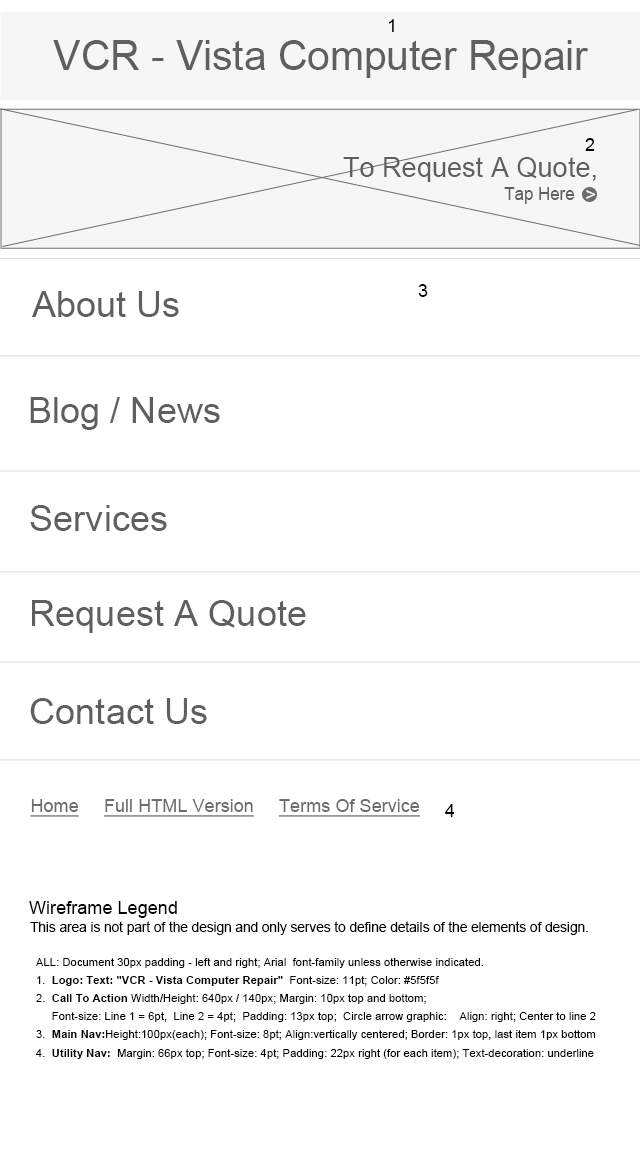
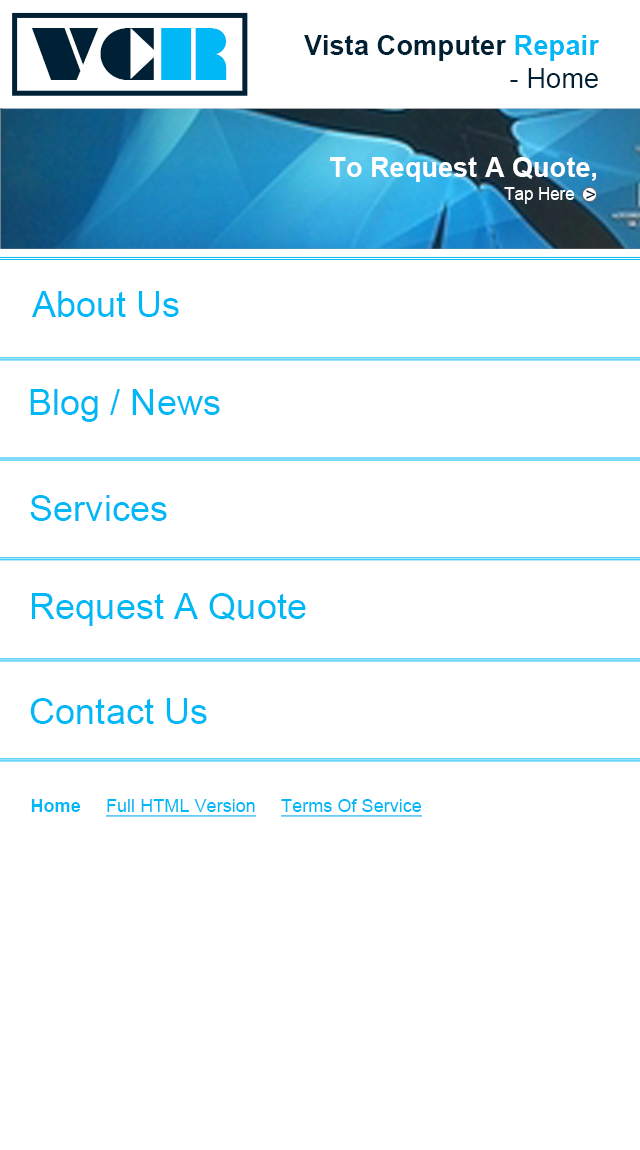
Comparing the layer stacks of the two 640 × 1150 images. Changes:
hid group "KEY" (9 layers) over box(29, 19, 596, 1059)
hid group "Header" (3 layers) over box(0, 12, 640, 100)
added layer "To Request A Quote," (1st of 2) above "Tap Here" over box(330, 157, 596, 182)
added layer "Broken-laptop-screen-repair" above "Call To Action" over box(0, 12, 640, 516)
added group "Call To Action" (1st of 2) with 4 layers above "Logo" over box(0, 108, 640, 249)
added group "Bg Image" (1st of 4, in "Call To Action") with 3 layers in group "Call To Action" over box(0, 108, 640, 249)
added layer "Bg Image" (2nd of 4, in "Call To Action" › "Bg Image") in group "Bg Image" over box(0, 108, 640, 249)
added group "Logo" (2nd of 2) with 2 layers above "Website Title" over box(12, 12, 248, 96)
added layer "VCR" in group "Logo" over box(31, 28, 227, 80)
added layer "LOGO Box" in group "Logo" over box(12, 12, 248, 96)
added group "Website Title" with 1 layers above "Call To Action" over box(304, 35, 600, 88)
added layer "Vista Computer Repair - Home" in group "Website Title" over box(304, 35, 600, 88)
painted on "Main Nav Line 1" over box(0, 257, 640, 259)
painted on "Main Nav Line 2" over box(0, 355, 640, 360)
painted on "Main Nav Line 3" over box(0, 458, 640, 472)
painted on "Main Nav Line 4" over box(0, 558, 640, 573)
painted on "Main Nav Line 5" over box(0, 659, 640, 663)
painted on "Main Nav Line 6" over box(0, 759, 640, 761)
painted on "About Us" over box(32, 291, 179, 317)
painted on "Blog / News" over box(30, 389, 220, 430)
painted on "Services" over box(30, 495, 167, 531)
painted on "Request A Quote" (1st of 3, in "Main Nav") over box(32, 593, 306, 633)
painted on "Contact Us" over box(30, 698, 207, 724)
painted on "Home Full HTML Version Terms Of Service" over box(30, 799, 422, 817)
…and 4 more changes (4 added)
